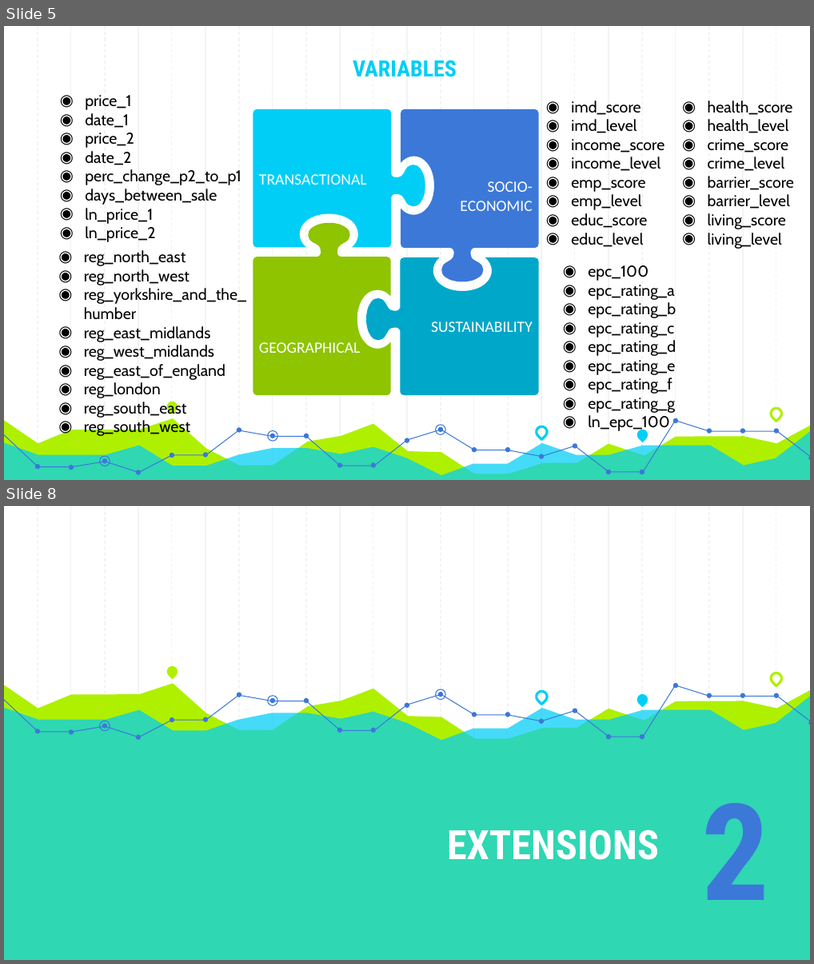
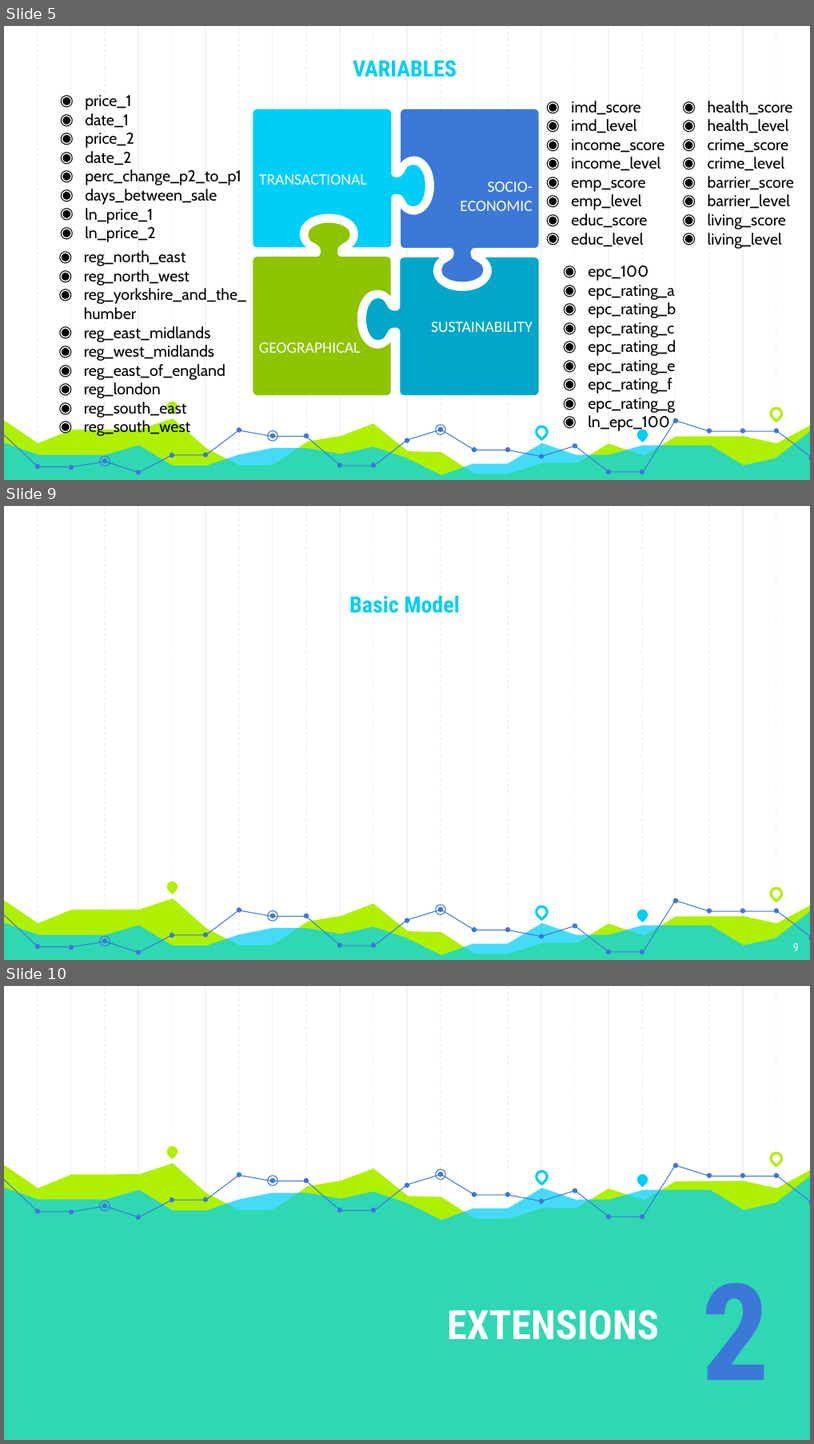
Before and after one commit to Sanchayan-Bhowal/Project-Energy-Economy, a slide deck: Project_ppt.pptx. Shown one above the other, each under a label of ours: slides 5 and 8 before the commit, slides 5, 9 and 10 after it; the slides between them are not shown. The pictures are 814x964 and 814x1444 pixels, drawn with LibreOffice and Linux fonts; fonts in the diff are those of the drawing. Boxes give left, top, right and bottom in pixels: in the first picture for what was removed or moved away, otherwise in the second. Text is boxed around its words. In the diff, an @@ line names an element or a change of style, - is before the commit and + after.

```diff
--- a/Project_ppt.pptx
+++ b/Project_ppt.pptx
@@ slide 9 added at [4,506,810,960], background #FFFFFF; not listed: 59 template elements that a slide beside it also shows @@
@@ title added at [350,596,460,613], 20 pt, text #00CEF6, bold @@
+Basic Model
@@ page number added at [794,943,799,951], 10 pt, text #FFFFFF @@
+9
@@ what was slide 8 is now slide 10 @@
```
Also in this commit, not shown: 7 slides changed, 1 other slide added, 2 other files.
